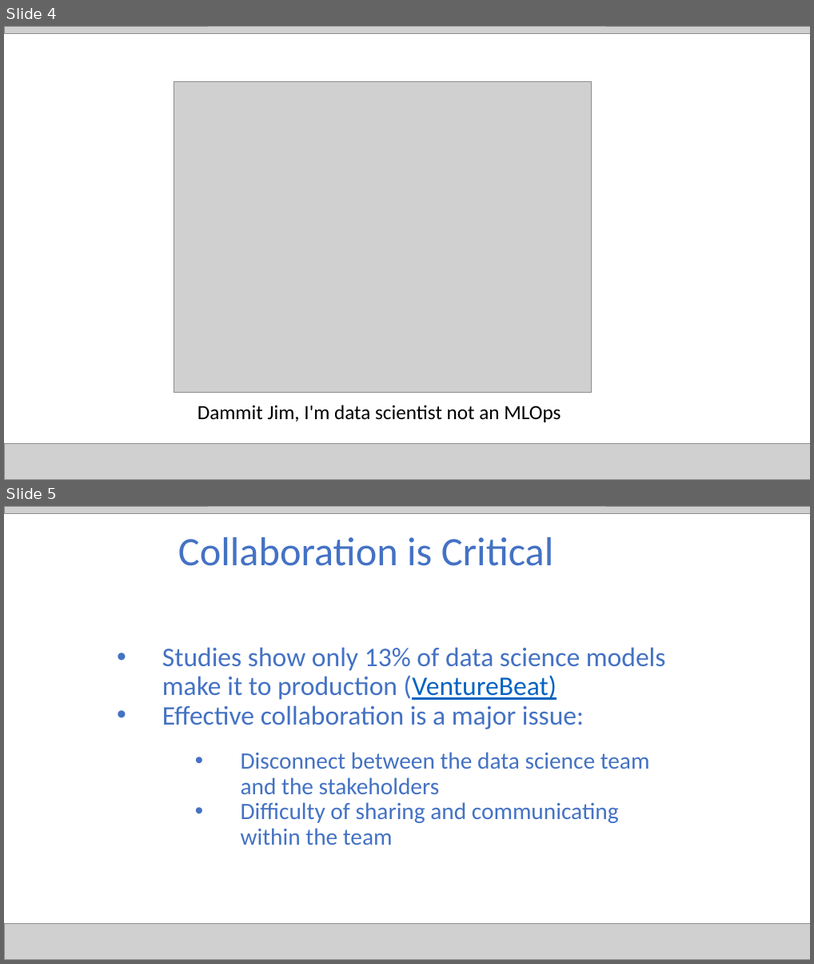
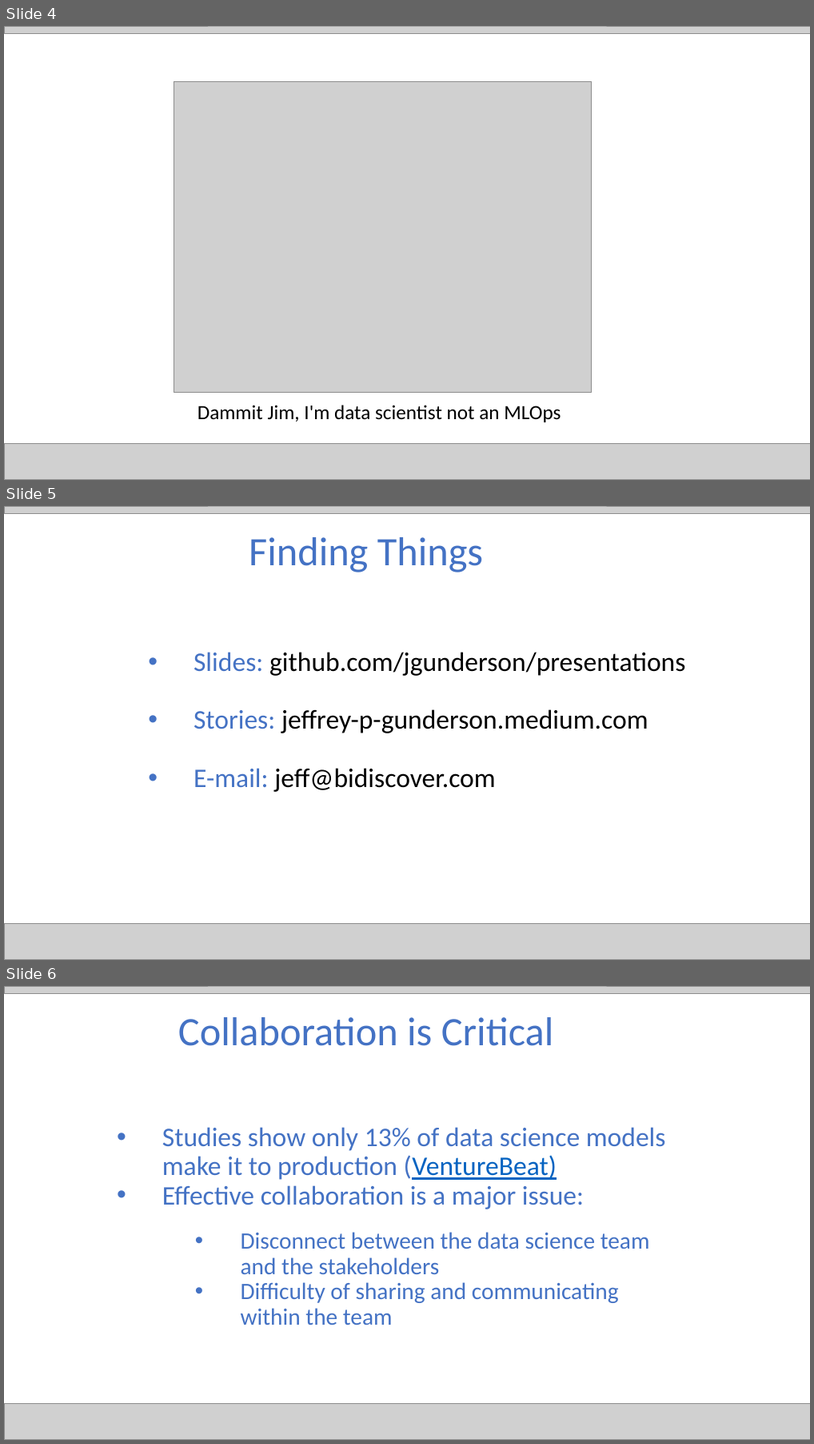
Before and after one commit to jgunderson/presentations, a slide deck: JupyterHub Collaboration.pptx. Shown one above the other, each under a label of ours: slides 4 and 5 before the commit, slides 4, 5 and 6 after it. The pictures are 814x964 and 814x1444 pixels, drawn with LibreOffice and Linux fonts; fonts in the diff are those of the drawing; grey boxes stand for pictures. Boxes give left, top, right and bottom in pixels: in the first picture for what was removed or moved away, otherwise in the second. Text is boxed around its words. In the diff, an @@ line names an element or a change of style, - is before the commit and + after.

```diff
--- a/JupyterHub Collaboration.pptx
+++ b/JupyterHub Collaboration.pptx
@@ slide 5 added at (4,506,810,960), background #FFFFFF @@
@@ picture added at (4,506,810,513) @@
@@ title added at (249,537,483,572), 48 pt, text #4472C4 @@
+Finding Things
@@ text added at (194,652,686,792), 32 pt, text #000000 @@
+• Slides: github.com/jgunderson/presentations
+• Stories: jeffrey-p-gunderson.medium.com
+• E-mail: jeff@bidiscover.com
@@ picture added at (4,923,810,959) @@
@@ what was slide 5 is now slide 6 @@
```
Also in this commit, not shown: 14 slides changed, 3 other slides added, 1 slide removed.
